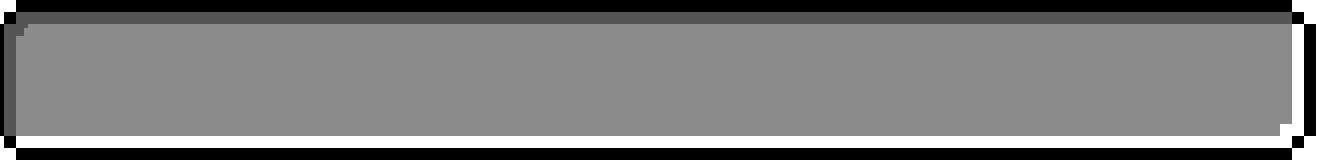
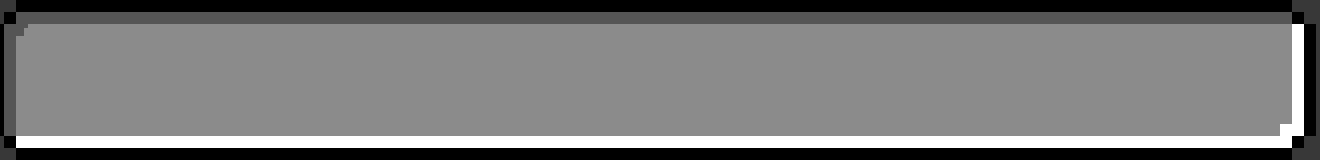
Layer changes from the first 1320×160 image to the second:
showed "bg" over [0, 0, 1320, 160]
